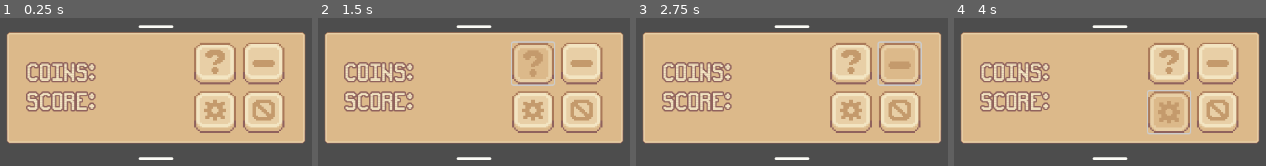
Above: before the commit, frames 1-4 (left to right).
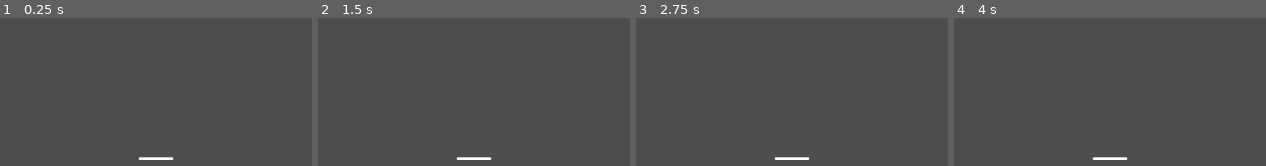
Above: after the commit, the same moments.

Repository: ericvennemeyer/DevWorm_UI_in_Godot_4.3
Game: Godot game, scene res://in_game_ui.tscn
The game is run twice, just before and just after one commit, with the same random seed, the same clock (stepped at 60 frames per second) and the same inputs.
Inputs (mouse positions are in pixels of both pictures, inside the frame that each line leads up to):
- Up to frame 1 (0.25 s): no input
- Up to frame 2 (1.5 s): click (474, 26) at 0.52 s; click (533, 63) at 1.27 s
- Up to frame 3 (2.75 s): click (898, 63) at 2.02 s
- Up to frame 4 (4 s): click (1169, 112) at 2.77 s; tap Enter at 3.5 s

The runs differ from the first frame. In frame 1, 72% of the frame differs, in the area x 2-98%, y 4-86%; in frame 2, 72%; in frame 3, 72%; in frame 4, 72%.

Commit message:
Tutorial: Manager Script

Diff:
--- a/in_game_ui.tscn
+++ b/in_game_ui.tscn
@@ -1,5 +1,6 @@
-[gd_scene load_steps=12 format=3 uid="uid://du0np2ouswccb"]
-
+[gd_scene load_steps=13 format=3 uid="uid://du0np2ouswccb"]
+
+[ext_resource type="Script" path="res://popup_menu_manager.gd" id="1_b0ldc"]
 [ext_resource type="Texture2D" uid="uid://bjjhloyei4fwr" path="res://Sprout Lands - UI Pack - Basic pack/Sprite sheets/Sprite sheet for Basic Pack.png" id="1_ijypv"]
 [ext_resource type="FontFile" uid="uid://bio881r3y3qga" path="res://Sprout Lands - UI Pack - Basic pack/fonts/pixelFont-7-8x14-sproutLands.ttf" id="2_um3u1"]
 
@@ -51,19 +52,23 @@
 grow_horizontal = 2
 grow_vertical = 2
 
-[node name="popupMenu" type="MarginContainer" parent="."]
+[node name="popupMenu" type="MarginContainer" parent="." node_paths=PackedStringArray("menu_screen", "open_menu_screen")]
 layout_mode = 1
 anchors_preset = 15
 anchor_right = 1.0
 anchor_bottom = 1.0
 grow_horizontal = 2
 grow_vertical = 2
+script = ExtResource("1_b0ldc")
+menu_screen = NodePath("baseMenuScreenContainer")
+open_menu_screen = NodePath("baseMenuOpenButtonContainer")
 
 [node name="baseMenuScreenContainer" type="VBoxContainer" parent="popupMenu"]
+visible = false
 layout_mode = 2
 size_flags_horizontal = 4
 size_flags_vertical = 8
-theme_override_constants/separation = 10
+theme_override_constants/separation = 40
 
 [node name="baseMenuScreen" type="MarginContainer" parent="popupMenu/baseMenuScreenContainer"]
 layout_mode = 2
@@ -79,6 +84,8 @@
 layout_mode = 2
 size_flags_horizontal = 4
 size_flags_vertical = 4
+theme_override_styles/hover = SubResource("StyleBoxTexture_e2uh0")
+theme_override_styles/pressed = SubResource("StyleBoxTexture_e2uh0")
 theme_override_styles/normal = SubResource("StyleBoxTexture_e2uh0")
 
 [node name="NinePatchRect" type="NinePatchRect" parent="popupMenu/baseMenuScreenContainer/baseMenuScreen/VBoxContainer"]
@@ -180,16 +187,22 @@
 [node name="Separator" type="Control" parent="popupMenu/baseMenuScreenContainer"]
 layout_mode = 2
 
-[node name="baseMenuOpenButtonContainer" type="VBoxContainer" parent="popupMenu/baseMenuScreenContainer"]
-layout_mode = 2
+[node name="baseMenuOpenButtonContainer" type="VBoxContainer" parent="popupMenu"]
+layout_mode = 2
+size_flags_vertical = 8
 theme_override_constants/separation = 20
 
-[node name="toggleMenuButton" type="Button" parent="popupMenu/baseMenuScreenContainer/baseMenuOpenButtonContainer"]
+[node name="toggleMenuButton" type="Button" parent="popupMenu/baseMenuOpenButtonContainer"]
 custom_minimum_size = Vector2(50, 4)
 layout_mode = 2
 size_flags_horizontal = 4
 size_flags_vertical = 4
+theme_override_styles/hover = SubResource("StyleBoxTexture_e2uh0")
+theme_override_styles/pressed = SubResource("StyleBoxTexture_e2uh0")
 theme_override_styles/normal = SubResource("StyleBoxTexture_e2uh0")
 
-[node name="Separator" type="Control" parent="popupMenu/baseMenuScreenContainer/baseMenuOpenButtonContainer"]
-layout_mode = 2
+[node name="Separator" type="Control" parent="popupMenu/baseMenuOpenButtonContainer"]
+layout_mode = 2
+
+[connection signal="pressed" from="popupMenu/baseMenuScreenContainer/baseMenuScreen/VBoxContainer/toggleMenuButton" to="popupMenu" method="_on_toggle_menu_button_pressed"]
+[connection signal="pressed" from="popupMenu/baseMenuOpenButtonContainer/toggleMenuButton" to="popupMenu" method="_on_toggle_menu_button_pressed"]
--- /dev/null
+++ b/popup_menu_manager.gd
@@ -0,0 +1,13 @@
+extends MarginContainer
+
+@export var menu_screen: VBoxContainer
+@export var open_menu_screen: VBoxContainer
+
+
+func toggle_visibility(object: Control) -> void:
+	object.visible = !object.visible
+
+
+func _on_toggle_menu_button_pressed() -> void:
+	toggle_visibility(menu_screen)
+	toggle_visibility(open_menu_screen)
